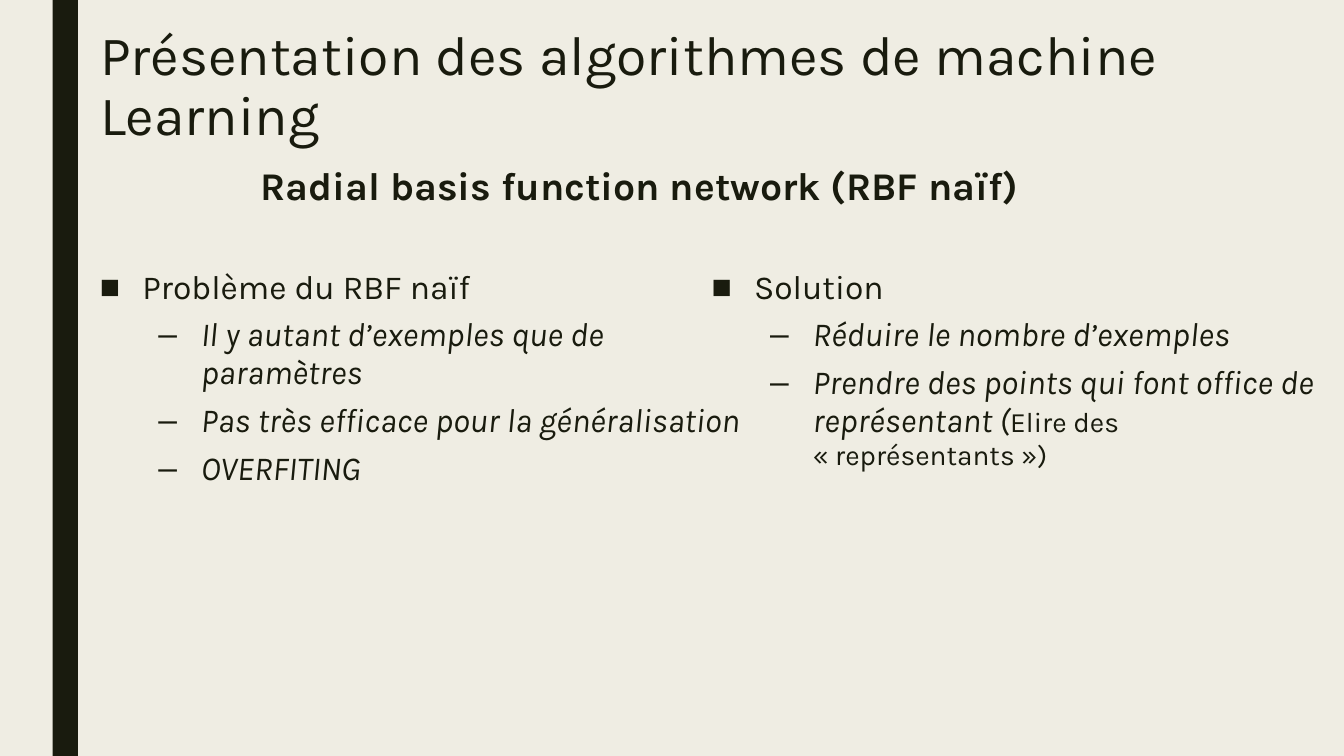
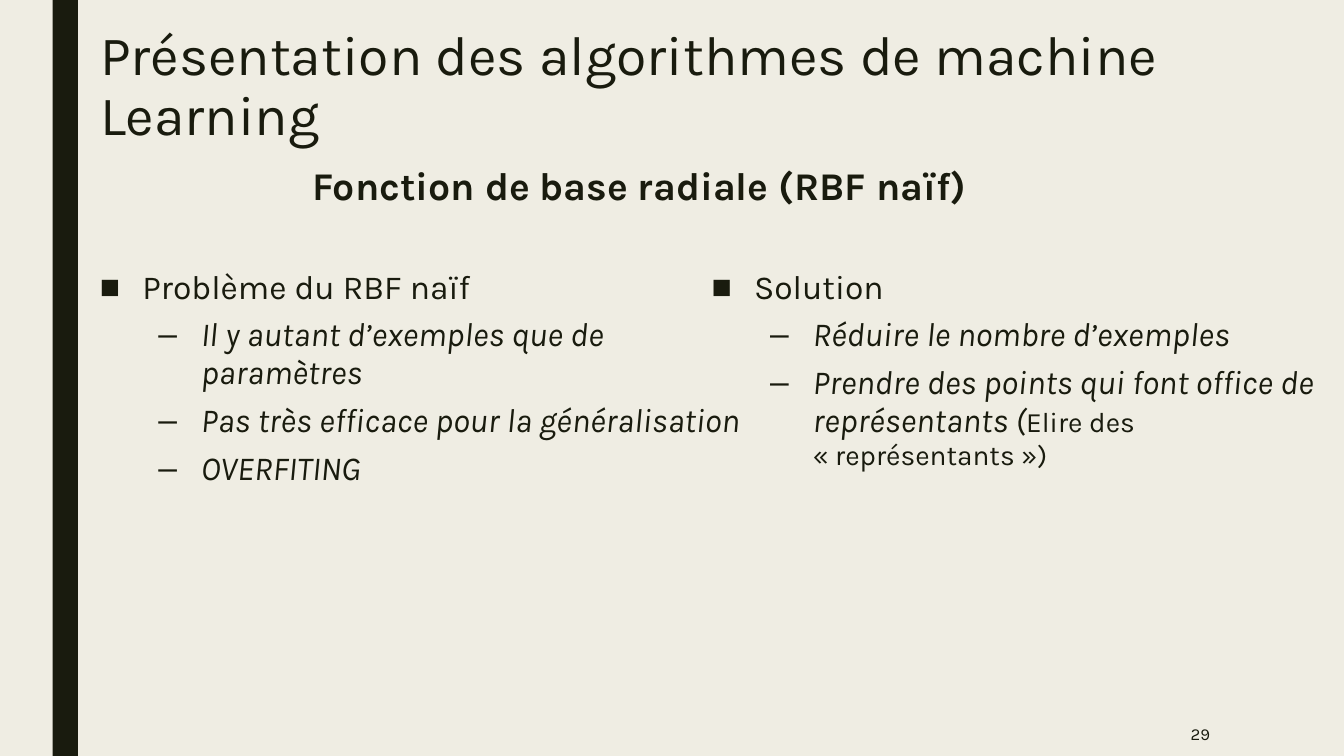
Before and after one commit to natane07/PA-MachineLearning-3ESGI, a slide deck: slide 29 of Project/Docs/Slides/PPT_PA.pptx. Drawn at 1344x756 pixels with LibreOffice and Linux fonts; fonts in the diff are those of the drawing. Boxes give left, top, right and bottom in pixels: in the first picture for what was removed or moved away, otherwise in the second. Text is boxed around its words. In the diff, an @@ line names an element or a change of style, - is before the commit and + after.

```diff
--- a/Project/Docs/Slides/PPT_PA.pptx
+++ b/Project/Docs/Slides/PPT_PA.pptx
@@ text at <box>313,170,966,205</box>: text changed @@
-Radial basis function network (RBF naïf)
+Fonction de base radiale (RBF naïf)
@@ text at <box>813,371,1314,472</box>: text changed @@
-  – Prendre des points qui font office de représentant (Elire des « représentants »)
+  – Prendre des points qui font office de représentants (Elire des « représentants »)
@@ page number added at <box>1191,729,1210,740</box>, 12 pt, text #191B0E @@
+29
```
Also in this commit, not shown: 41 other slides changed, 1 other file.
